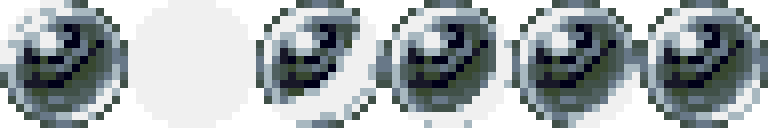
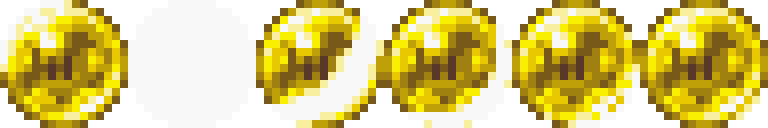
Before/after of a (768, 128) layered artwork. What changed in the layer stack:
added layer "レイヤー 4" above "レイヤー 3" over [0,0,768,128]
hid "レイヤー 3" over [0,0,768,128]
hid "レイヤー 2" over [0,0,768,128]
hid "レイヤー 1" over [0,0,768,128]
